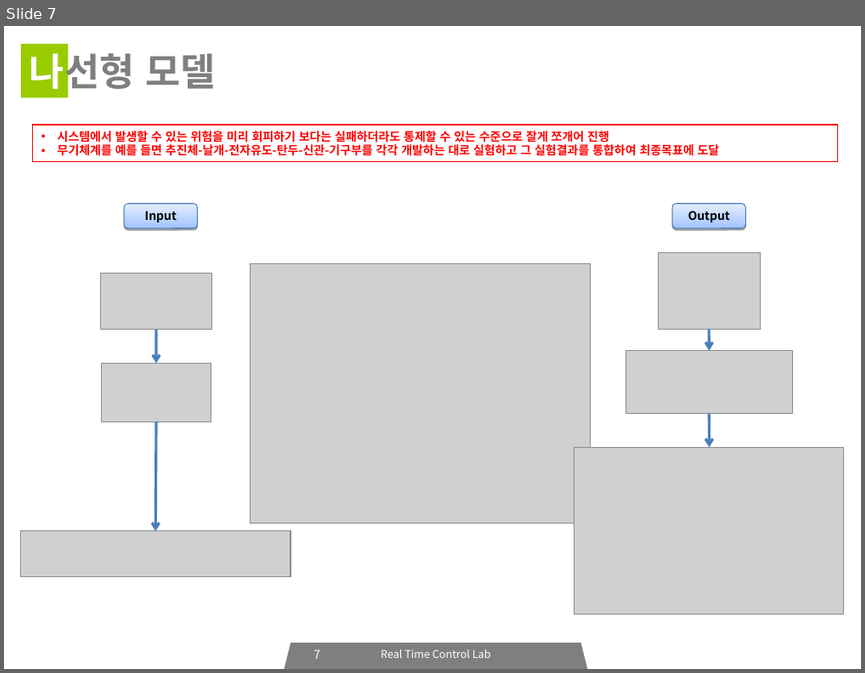
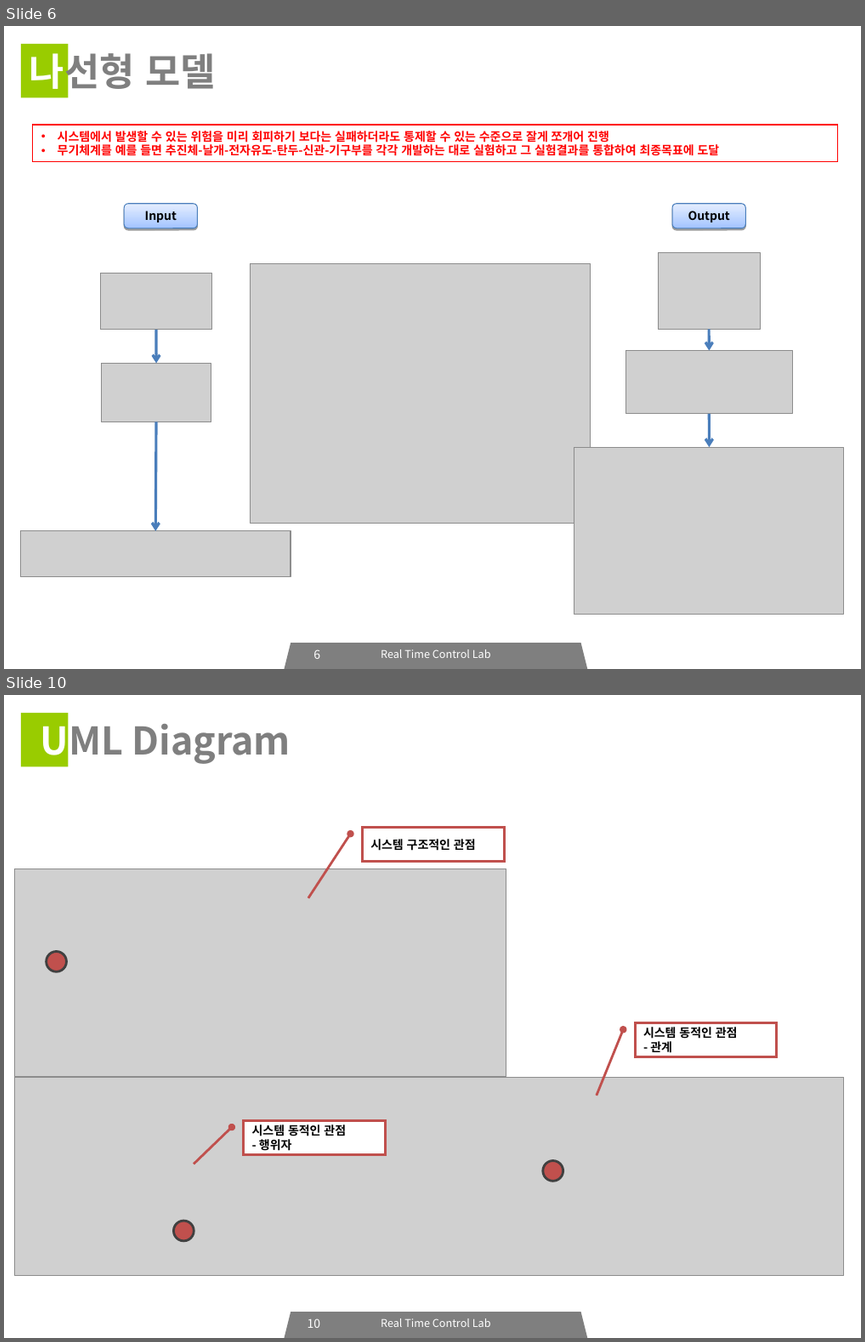
Before and after one commit to icarosss/RTCLAB, a slide deck: RTCLAB_세미나_03.ppt. Shown one above the other, each under a label of ours: slide 7 before the commit, slides 6 and 10 after it; the slides between them are not shown. The pictures are 865x673 and 865x1342 pixels, drawn with LibreOffice and Linux fonts; fonts in the diff are those of the drawing; grey boxes stand for pictures. Boxes give left, top, right and bottom in pixels: in the first picture for what was removed or moved away, otherwise in the second. Text is boxed around its words. In the diff, an @@ line names an element or a change of style, - is before the commit and + after.

```diff
--- a/RTCLAB_세미나_03.ppt
+++ b/RTCLAB_세미나_03.ppt
@@ slide 10 added at box(4, 695, 861, 1338), background #FFFFFF; not listed: 3 template elements that a slide beside it also shows @@
@@ title added at box(41, 716, 290, 765), 32 pt, text #7F7F7F, bold @@
+UML Diagram
@@ border callout added at box(362, 828, 504, 862), fill #FFFFFF, outline #C0504D 2.01 pt, 10 pt, text #000000, bold @@
+시스템 구조적인 관점
@@ picture added at box(14, 869, 506, 1077) @@
@@ ellipse added at box(46, 951, 67, 972), fill #C0504D, outline #404040 2.01 pt @@
@@ border callout added at box(635, 1023, 776, 1056), fill #FFFFFF, outline #C0504D 2.01 pt, 10 pt, text #000000, bold @@
+시스템 동적인 관점
+- 관계
@@ picture added at box(14, 1077, 844, 1275) @@
@@ border callout added at box(244, 1121, 386, 1154), fill #FFFFFF, outline #C0504D 2.01 pt, 10 pt, text #000000, bold @@
+시스템 동적인 관점
+- 행위자
@@ ellipse added at box(543, 1160, 563, 1181), fill #C0504D, outline #404040 2.01 pt @@
@@ ellipse added at box(174, 1220, 194, 1241), fill #C0504D, outline #404040 2.01 pt @@
@@ page number added at box(307, 1318, 321, 1327), 10 pt, text #FFFFFF @@
+10
@@ what was slide 7 is now slide 6 @@
@@ page number at box(313, 649, 320, 658): text changed @@
-7
+6
```
Also in this commit, not shown: 7 slides changed, 8 other slides added, 7 slides removed, 2 other files.
